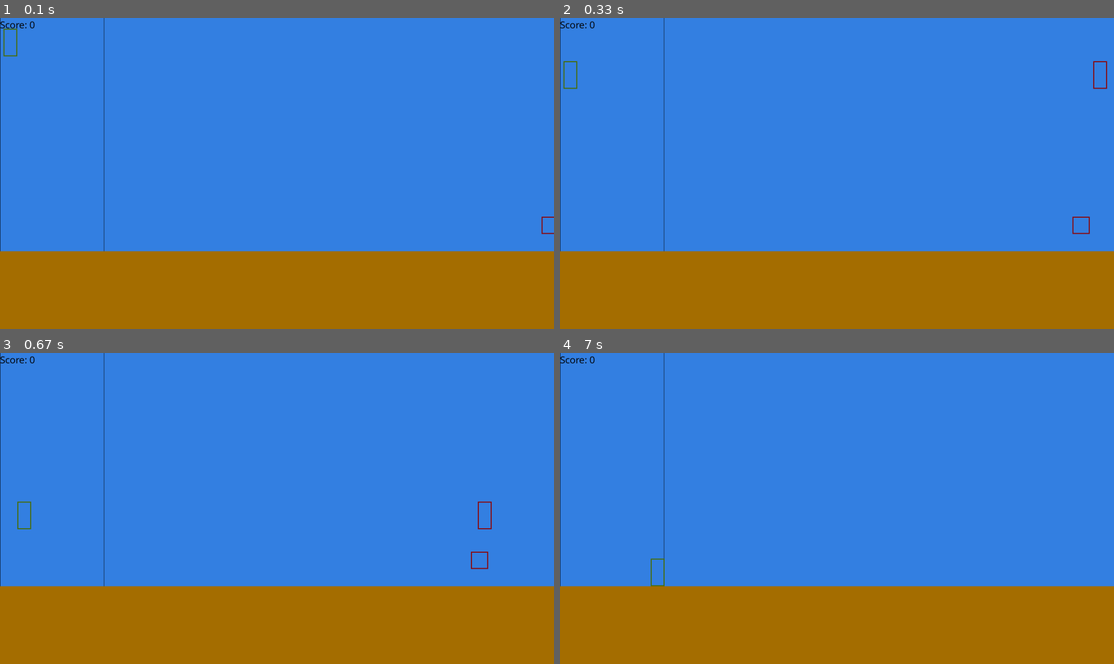
Above: before the commit, frames 1-4 (two rows, left to right).
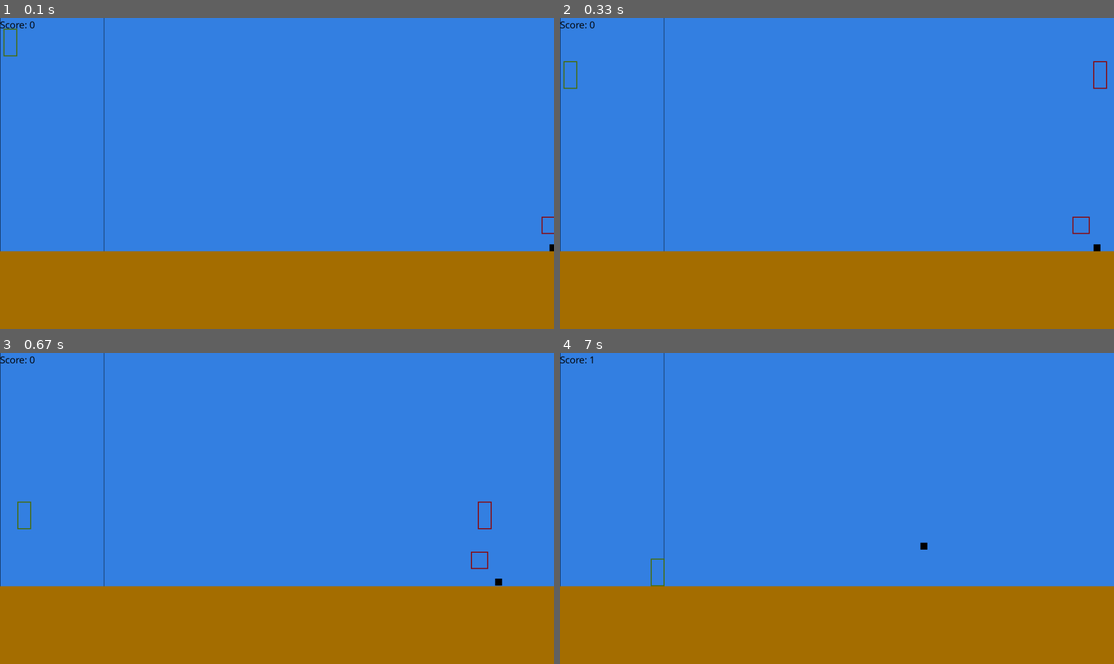
Above: after the commit, the same moments.

Repository: D3t3rm1nat1on/OurGame_PyGame
Game: pygame game, started from src/main.py
Same seed, same stepped clock (60 frames per second), same inputs: the game is played once before the commit and once after it.
Inputs:
- Up to frame 1 (0.1 s): no input
- Up to frame 2 (0.33 s): no input
- Up to frame 3 (0.67 s): hold Right from 0.33 s (still down)
- Up to frame 4 (7 s): release Right at 0.8 s; hold Up 0.83-1.13 s; hold Right 1.17-1.63 s; hold Down 1.67-1.97 s; hold Up 2-2.37 s; hold Right 2.4-3.03 s; hold Down 3.07-3.43 s; hold Right 3.47-3.93 s; hold Up 3.97-4.27 s; hold Right 4.3-4.77 s; hold Down 4.8-5.1 s; hold Up 5.13-5.5 s; hold Right 5.53-6.17 s; hold Down 6.2-6.57 s; hold Right from 6.6 s (still down)

The runs differ from the first frame. In frame 1, less than 0.1% of the frame differs, in the area x 99-100%, y 72-76%; in frame 2, less than 0.1%; in frame 3, less than 0.1%; in frame 4, less than 0.1%, in the area x 5-67%, y 0-64%.

Commit message:
strange flying enemy + refactor

Diff:
--- a/src/main.py
+++ b/src/main.py
@@ -1,10 +1,11 @@
 import os
 
 import pygame
+import math
 from pygame.math import Vector2
 
 import src.state as states
-from src.command import JumpCommand, MovePlayerCommand, MoveEnemyCommand, CrouchCommand, SprintCommand
+from src.command import JumpCommand, MoveCommand, MovePlayerCommand, MoveEnemyCommand, CrouchCommand, SprintCommand
 from src.state import GameState
 
 os.environ['SDL_VIDEO_CENTERED'] = '1'
@@ -28,6 +29,12 @@
             states.Unit(position=Vector2(self.state.world_size.x, self.state.ground.y - 100), speed=Vector2(-6, 0),
                         full_size=Vector2(50, 50), affected_by_gravity=False)]
         self.enemies.append(states.Unit(position=Vector2(self.state.world_size.x + 100, 20), speed=Vector2(-8, 0)))
+
+        self.test = states.Unit(position=(self.state.world_size.x, self.state.ground.y), speed=Vector2(0, 0),
+                                full_size=Vector2(20, 20),
+                                affected_by_gravity=False)
+        self.test.const_speed = Vector2(-4, 0)
+        self.angle = 0
 
         self.commands = []
 
@@ -76,6 +83,15 @@
             if not enemy.is_alive:
                 self.enemies.remove(enemy)
 
+        print(self.test.speed)
+        print(self.test.position)
+        print(self.test.rect_collision)
+        self.angle += 5
+        cos = math.cos(math.radians(self.angle))
+        sin = math.sin(math.radians(self.angle))
+        self.test.rad_speed = 2 * Vector2(cos, sin)
+        self.test.speed = self.test.const_speed + self.test.rad_speed
+        MoveEnemyCommand(self.state, self.test, self.player).run()
 
     def render(self):
         self.window.fill((53, 129, 227))
@@ -105,6 +121,8 @@
         text = "Score: " + str(self.state.score)
         self.window.blit(pygame.font.SysFont('Comic Sans MS', 30).render(text, True, (0, 0, 0)), (0, 0))
 
+        pygame.draw.rect(self.window, (0, 0, 0), self.test.rect_collision)
+
         pygame.display.update()
 
     def run(self):
--- a/src/state/Unit.py
+++ b/src/state/Unit.py
@@ -6,6 +6,13 @@
 class Unit:
     def __init__(self, position=Vector2(10, 20), speed=Vector2(0, 0), full_size=Vector2(40, 80),
                  affected_by_gravity=True):
+        """
+
+        :type speed: Vector2
+        :type position Vector2
+        :type full_size Vector2
+        :type affected_by_gravity bool
+        """
         self.is_alive = True
         self.position = position
         self.speed = speed
